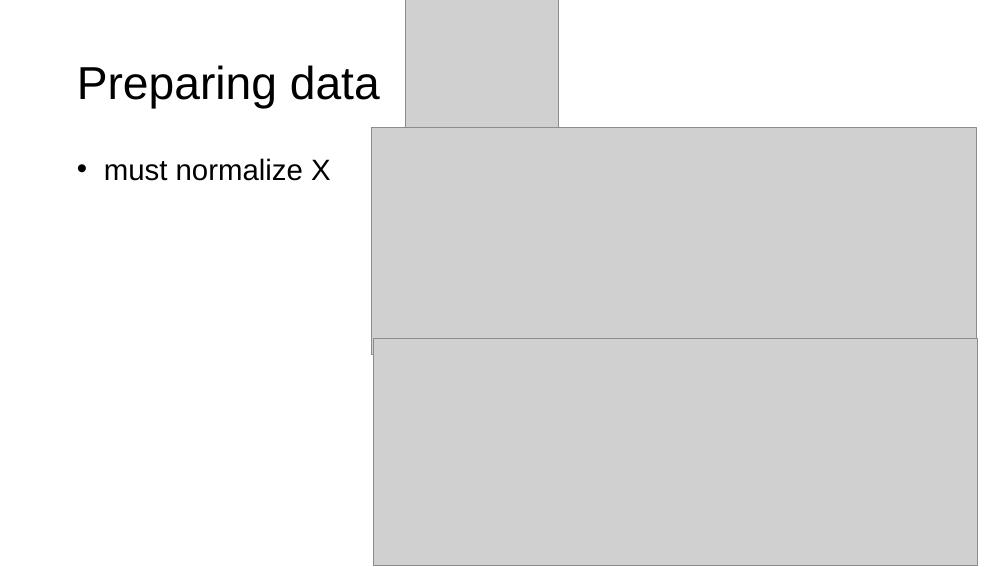
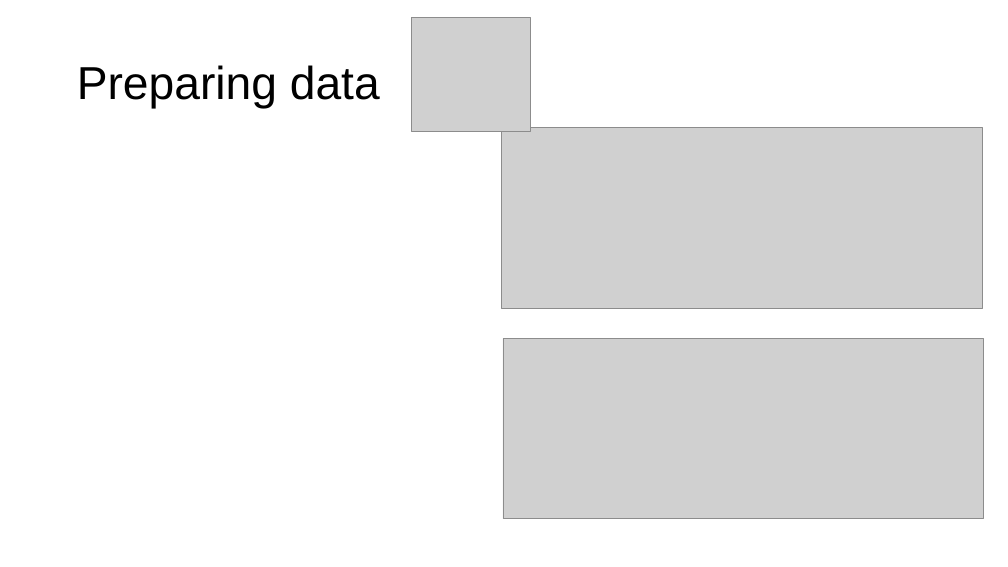
Before and after one commit to parrt/fundamentals-of-deep-learning, a slide deck: slide 9 of lectures/intro.pptx. Drawn at 1008x567 pixels with LibreOffice and Linux fonts; fonts in the diff are those of the drawing; grey boxes stand for pictures; background and template pictures are left out. Boxes give left, top, right and bottom in pixels: in the first picture for what was removed or moved away, otherwise in the second. Text is boxed around its words. In the diff, an @@ line names an element or a change of style, - is before the commit and + after.

```diff
--- a/lectures/intro.pptx
+++ b/lectures/intro.pptx
@@ picture: place and size @@
-picture at (405, 0, 559, 130)
+picture at (411, 17, 530, 131)
@@ picture: place and size @@
-picture at (372, 128, 977, 355)
+picture at (501, 128, 982, 308)
@@ text removed at (104, 158, 331, 181) @@
-• must normalize X
@@ picture: place and size @@
-picture at (374, 339, 979, 566)
+picture at (503, 339, 984, 519)
```
Also in this commit, not shown: 12 other slides changed, 7 slides added, 4 slides removed, 8 other files.
